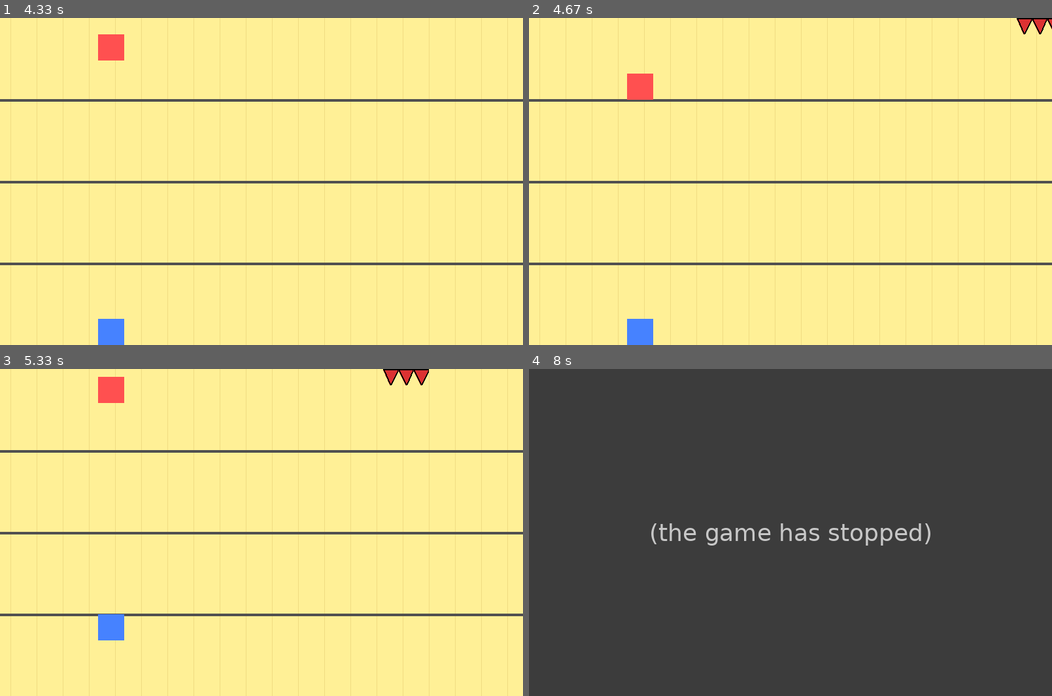
Above: before the commit, frames 1-4 (two rows, left to right).
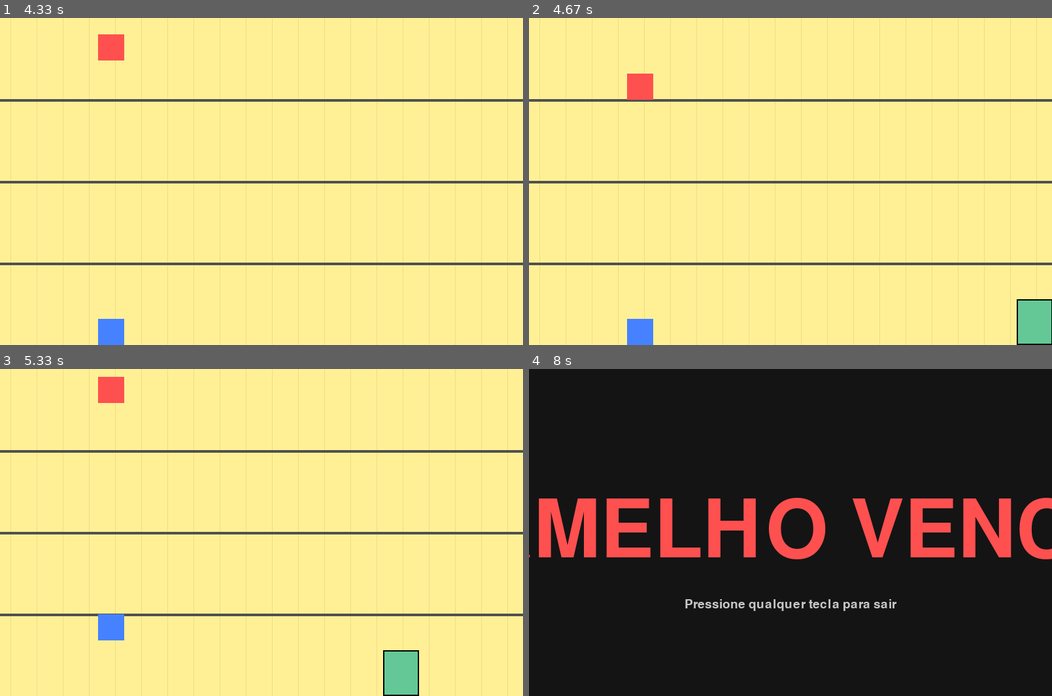
Above: after the commit, the same moments.

Repository: leomarsolla/pygameleomarcondes
Game: pygame game, started from jogo.py
Same seed, same stepped clock (60 frames per second), same inputs: the game is played once before the commit and once after it.
Inputs (mouse positions are in pixels of both pictures, inside the frame that each line leads up to):
- Up to frame 1 (4.33 s): click (261, 181) at 0.38 s; tap Space at 0.67, 1.07, 1.37, 1.57, 1.9, 2.2, 2.4, 2.7, 3.3, 3.6, 3.73, 4.13 s; tap W at 1.98, 3.38 s
- Up to frame 2 (4.67 s): tap Space at 4.43 s
- Up to frame 3 (5.33 s): tap Space at 4.8, 5.2 s; tap W at 4.88 s
- Up to frame 4 (8 s): tap Space at 5.5, 5.7, 6, 6.2, 6.53, 6.83, 7.03, 7.33 s; tap W at 6.28 s; click (706, 424) at 7.58 s

Frame 1 is identical in both runs. In frame 2, 1.1% of the frame differs, in the area x 93-100%, y 0-100%; in frame 3, 1.2%; in frame 4, 100%, in the area x 0-100%, y 0-100%.
Before the commit the program exited at 7.33 s; later frames show no game.

Commit message:
v17 - plataformas no meio do mapa e + dificuldade + foi começado a colocar explicação para o código

Diff:
--- a/jogo.py
+++ b/jogo.py
@@ -231,6 +231,66 @@
 def chunk_vazio(start_x):
     return [], start_x + 280
 
+def chunk_plataforma_espinho(start_x):
+    obs = [
+        # plataforma longa com espinho no meio
+        ('block', start_x, HEIGHT // 2 - 10, 800, 20),
+        ('spike', start_x + 800, HEIGHT // 2 - 25, 80, 25, 'up'),
+        ('block', start_x + 880, HEIGHT // 2 - 10, 800, 20),
+        # espinhos no chão
+        ('spike', start_x + 150, HEIGHT - 25, 60, 25, 'up'),
+        ('spike', start_x + 600, HEIGHT - 25, 60, 25, 'up'),
+        ('spike', start_x + 1100, HEIGHT - 25, 60, 25, 'up'),
+        # espinhos no teto
+        ('spike', start_x + 350, 0, 60, 25, 'down'),
+        ('spike', start_x + 850, 0, 60, 25, 'down'),
+        ('spike', start_x + 1300, 0, 60, 25, 'down'),
+        # paredes na parte de cima
+        ('block', start_x + 450, HEIGHT // 2 - 120, 40, 110),
+        ('block', start_x + 1200, HEIGHT // 2 - 120, 40, 110),
+        # paredes na parte de baixo
+        ('block', start_x + 250, HEIGHT // 2 + 10, 40, 110),
+        ('block', start_x + 950, HEIGHT // 2 + 10, 40, 110),
+    ]
+    return obs, start_x + 2000
+
+def chunk_parede_espinhos(start_x):
+    obs = [
+        ('spike', start_x, HEIGHT // 2 - 120, 50, 25, 'down'),
+        ('block', start_x, HEIGHT // 2 - 95, 50, 190),
+        ('spike', start_x, HEIGHT // 2 + 95, 50, 25, 'up'),
+    ]
+    return obs, start_x + 280
+
+def chunk_plataforma_meio(start_x):
+    obs = [
+        # plataforma longa no meio
+        ('block', start_x, HEIGHT // 2 - 10, 2000, 20),
+        # espinhos no chão
+        ('spike', start_x + 100, HEIGHT - 25, 60, 25, 'up'),
+        ('spike', start_x + 400, HEIGHT - 25, 60, 25, 'up'),
+        ('spike', start_x + 800, HEIGHT - 25, 60, 25, 'up'),
+        ('spike', start_x + 1200, HEIGHT - 25, 60, 25, 'up'),
+        # espinhos no teto
+        ('spike', start_x + 250, 0, 60, 25, 'down'),
+        ('spike', start_x + 600, 0, 60, 25, 'down'),
+        ('spike', start_x + 1000, 0, 60, 25, 'down'),
+        ('spike', start_x + 1400, 0, 60, 25, 'down'),
+        # paredes na parte de cima
+        ('block', start_x + 300, HEIGHT // 2 - 120, 40, 110),
+        ('block', start_x + 900, HEIGHT // 2 - 120, 40, 110),
+        # paredes na parte de baixo
+        ('block', start_x + 550, HEIGHT // 2 + 10, 40, 110),
+        ('block', start_x + 1150, HEIGHT // 2 + 10, 40, 110),
+    ]
+    return obs, start_x + 2200
+
+
+def chunk_parede_meio(start_x):
+    obs = [
+        ('block', start_x, HEIGHT // 2 - 95, 50, 190),
+    ]
+    return obs, start_x + 280
 
 CHUNKS = [
     chunk_spike_chao,
@@ -242,6 +302,10 @@
     chunk_zigzag,
     chunk_spike_e_bloco,
     chunk_vazio,
+    chunk_plataforma_espinho,
+    chunk_parede_espinhos,
+    chunk_plataforma_meio,
+    chunk_parede_meio,
 ]
 
 
